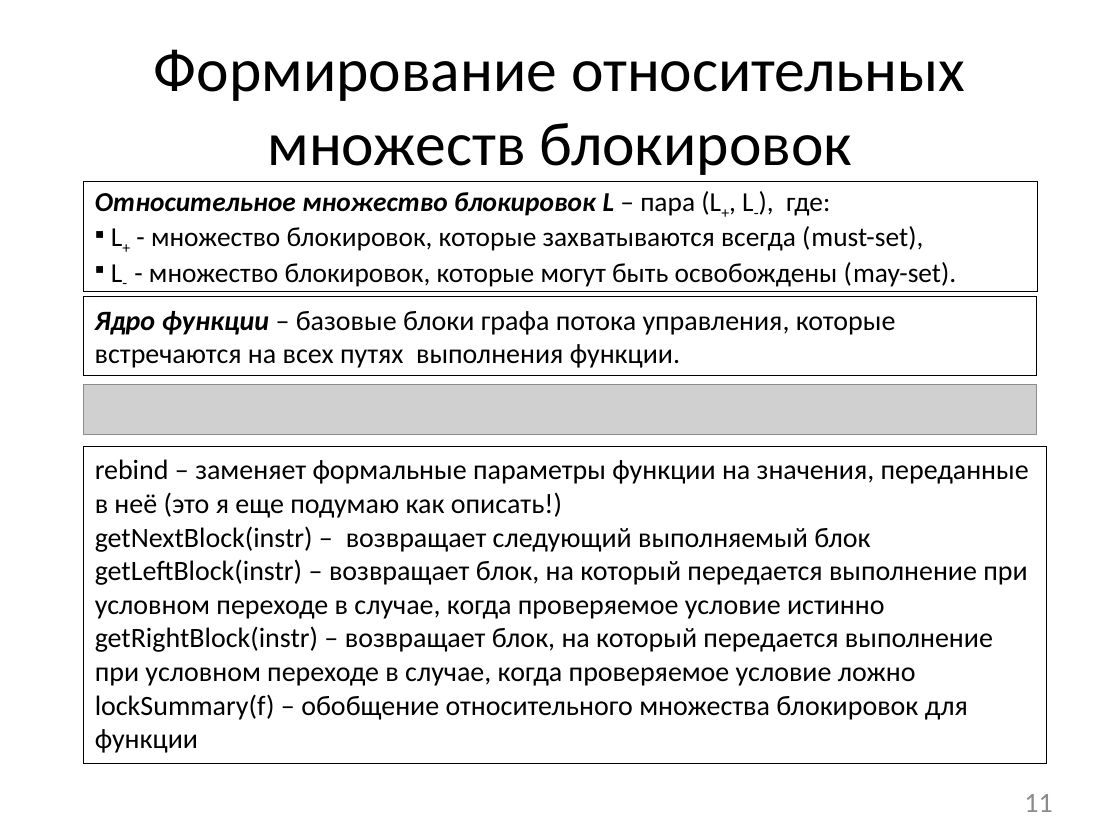
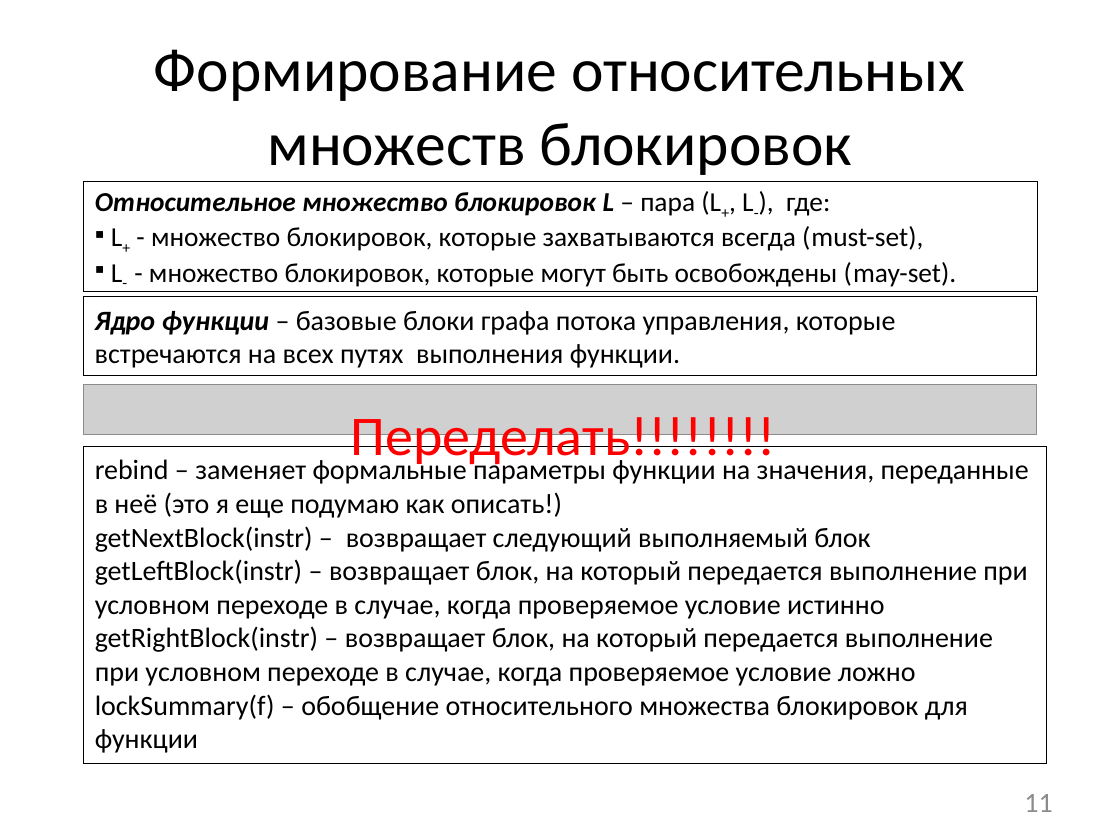
Before and after one commit to afrolovskiy/diplom, a slide deck: slide 11 of presentations/diplom/static race detection.pptx. Drawn at 1120x840 pixels with LibreOffice and Linux fonts; fonts in the diff are those of the drawing; grey boxes stand for pictures. Boxes give left, top, right and bottom in pixels: in the first picture for what was removed or moved away, otherwise in the second. Text is boxed around its words. In the diff, an @@ line names an element or a change of style, - is before the commit and + after.

```diff
--- a/presentations/diplom/static race detection.pptx
+++ b/presentations/diplom/static race detection.pptx
@@ text added at (x1=350, y1=408, x2=775, y2=468), 36 pt, text #FF0000 @@
+Переделать!!!!!!!!
```
Also in this commit, not shown: 1 other slide changed, 2 slides added.
